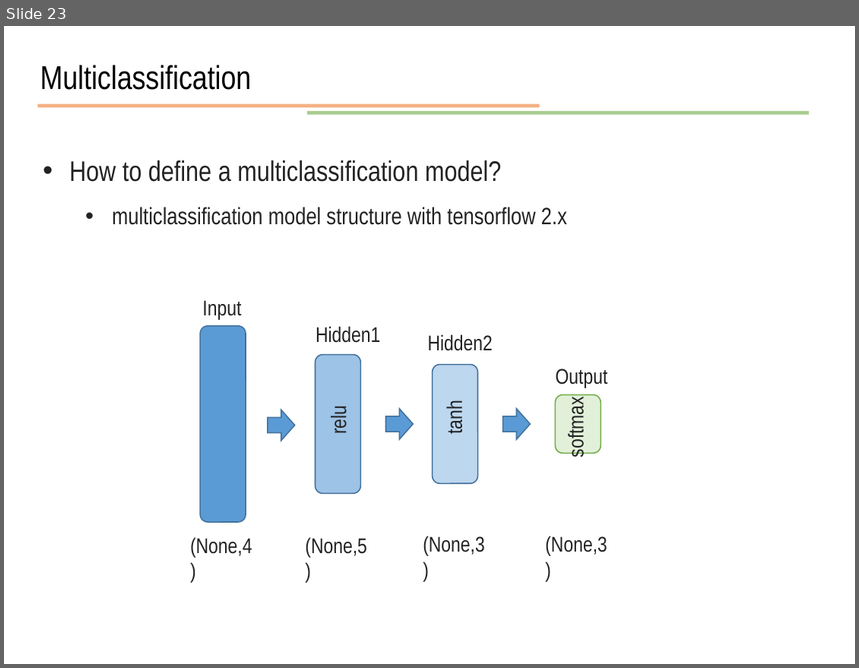
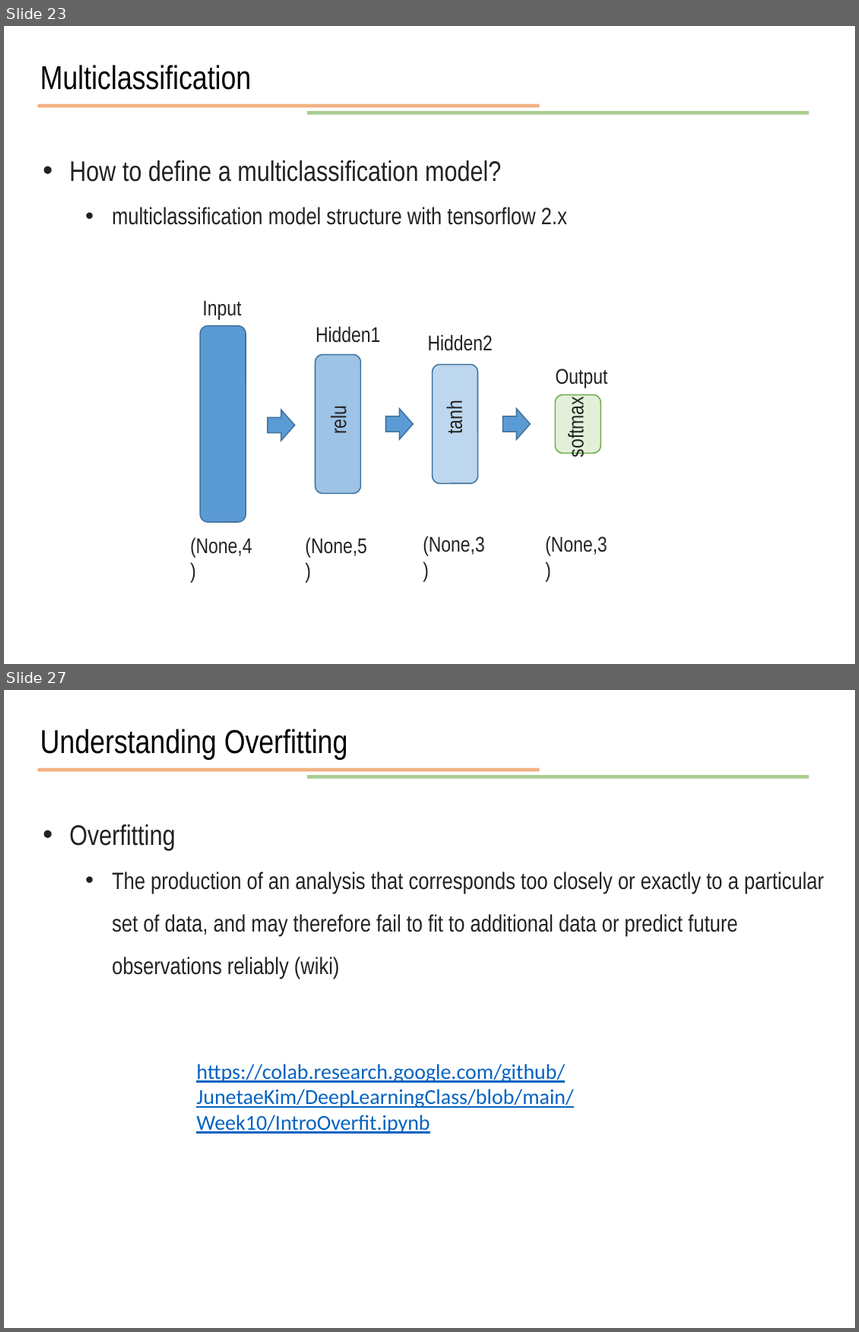
Before and after one commit to JunetaeKim/DeepLearningClass, a slide deck: Week10/week10 Introduction to tensorflow.pptx. Shown one above the other, each under a label of ours: slide 23 before the commit, slides 23 and 27 after it; the slides between them are not shown. The pictures are 859x668 and 859x1332 pixels, drawn with LibreOffice and Linux fonts; fonts in the diff are those of the drawing. Boxes give left, top, right and bottom in pixels: in the first picture for what was removed or moved away, otherwise in the second. Text is boxed around its words. In the diff, an @@ line names an element or a change of style, - is before the commit and + after.

```diff
--- a/Week10/week10 Introduction to tensorflow.pptx
+++ b/Week10/week10 Introduction to tensorflow.pptx
@@ slide 27 added at (4,690,855,1328), background #FFFFFF @@
@@ text added at (40,729,348,760), 28 pt, text #000000 @@
+Understanding Overfitting
@@ line added from (38, 770) to (539, 770), #ED7D31 3 pt @@
@@ line added from (307, 777) to (810, 777), #70AD47 3 pt @@
@@ text added at (69,825,824,978), 20 pt, text #222222 @@
+• Overfitting
+  • The production of an analysis that corresponds too closely or exactly to a particular set of data, and may therefore fail to fit to additional data or predict future observations reliably (wiki)
@@ text added at (196,1064,574,1134), 18 pt, text #0563C1, underline @@
+https://colab.research.google.com/github/JunetaeKim/DeepLearningClass/blob/main/Week10/IntroOverfit.ipynb
```
Also in this commit, not shown: 1 slide changed, 5 other slides added, 1 other file.
